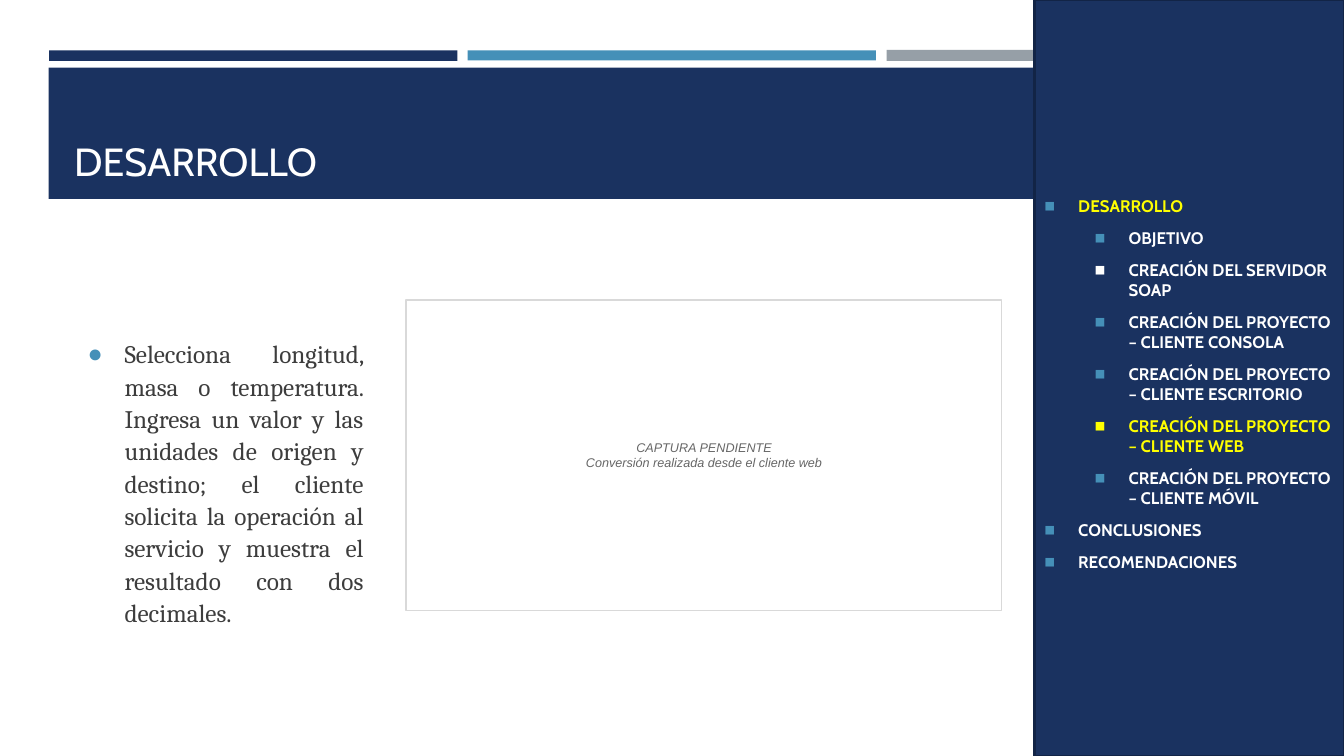
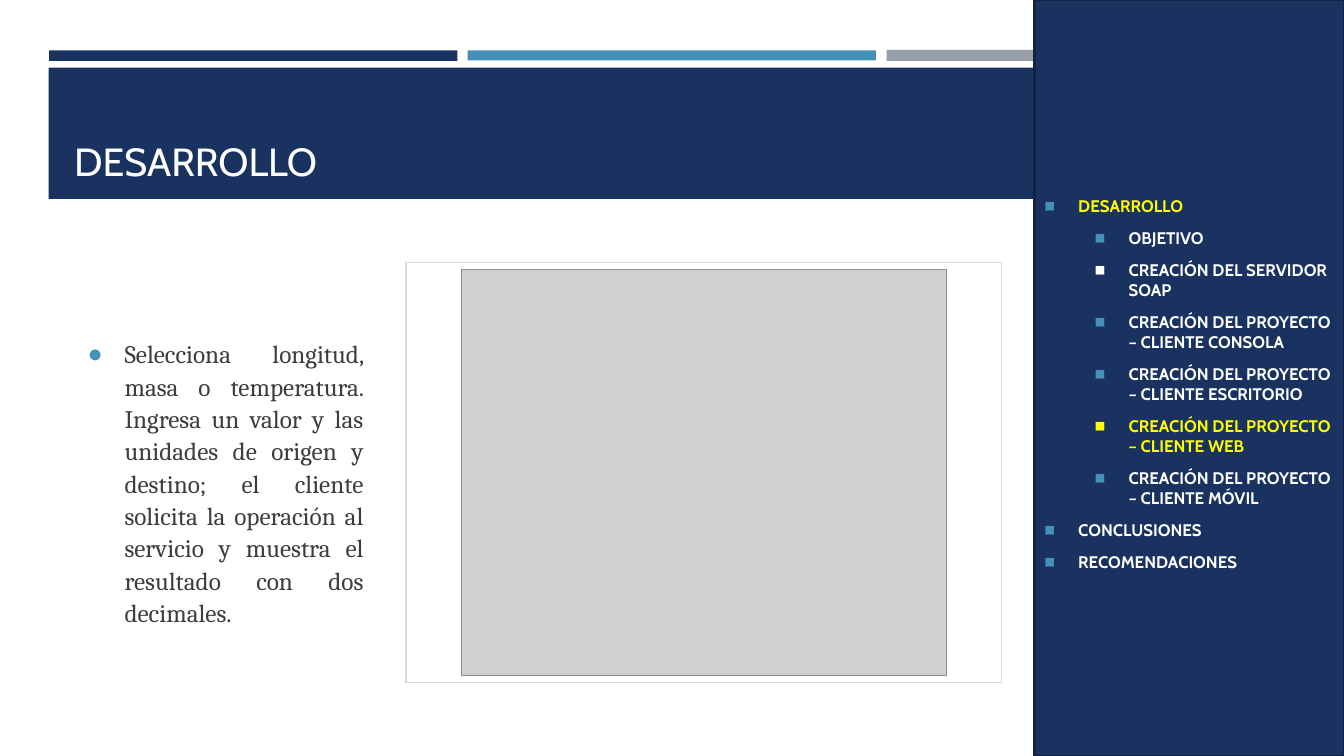
Before and after one commit to gamurigm/u1-arquitectura-documentacion-gr09, a slide deck: slide 23 of TI.1.1. PAO202651_SOAP_JAVA_SINBDD_NRC36884_GR09/05. DOCUMENTACION/02. MANUAL TECNICO/MANUAL_SOAP_JAVA_SINBDD_GR09.pptx. Drawn at 1344x756 pixels with LibreOffice and Linux fonts; fonts in the diff are those of the drawing; grey boxes stand for pictures. Boxes give left, top, right and bottom in pixels: in the first picture for what was removed or moved away, otherwise in the second. Text is boxed around its words. In the diff, an @@ line names an element or a change of style, - is before the commit and + after.

Commit message:
docs: add verified client captures to manuals

```diff
--- a/TI.1.1. PAO202651_SOAP_JAVA_SINBDD_NRC36884_GR09/05. DOCUMENTACION/02. MANUAL TECNICO/MANUAL_SOAP_JAVA_SINBDD_GR09.pptx
+++ b/TI.1.1. PAO202651_SOAP_JAVA_SINBDD_NRC36884_GR09/05. DOCUMENTACION/02. MANUAL TECNICO/MANUAL_SOAP_JAVA_SINBDD_GR09.pptx
@@ rectangle: place and size @@
-rectangle at bbox=[406, 299, 1001, 610]
+rectangle at bbox=[406, 262, 1001, 683]
@@ picture added at bbox=[462, 270, 947, 676] @@
@@ text in rectangle at bbox=[586, 443, 822, 467]: text removed @@
-CAPTURA PENDIENTE
-Conversión realizada desde el cliente web
```
Also in this commit, not shown: 1 other slide changed, 7 other files.
